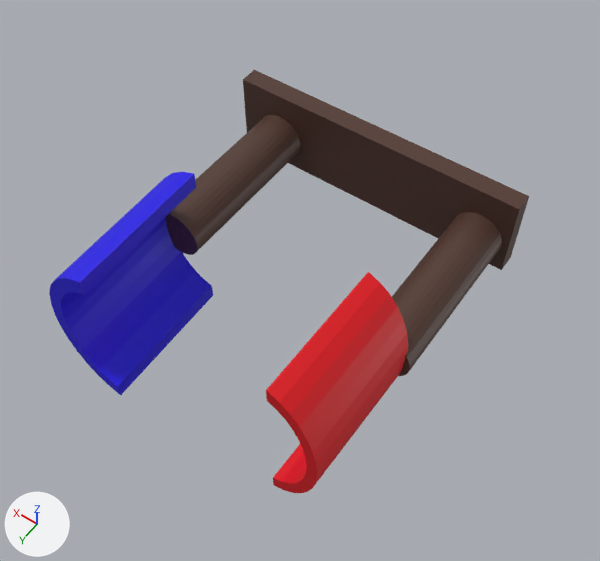
The COLLADA model exp2Faraday/assets/base2.dae, before and after one commit.
The view is the same before and after, from a 50 mm lens placed at (-2.32, 4.42, 4.72), pointed at (-0.05, 1.25, -0.26). Every picture has the same lights, and +X, +Y and +Z are marked at lower left.

Before the edit, the objects in view are built like this:
```python
me_cono_001 = bpy.data.meshes.new('Cono.001')
me_cono_001.from_pydata(...)  # 334 vertices, 656 faces; spans x -1.22..1.31, y -0.01..2.63, z -0.79..0.64
# faces by material slot: [128, 128, 400]
me_cono_001.materials.append(mat_material_125)  # red #e70013
me_cono_001.materials.append(mat_material_126)  # blue #1900e7
me_cono_001.materials.append(mat_material_003)  # brown #52372d
ob_cono_004 = bpy.data.objects.new('Cono.004', me_cono_001)
ob_cono_004.location = (0.0, 0.0, 0.0)
```
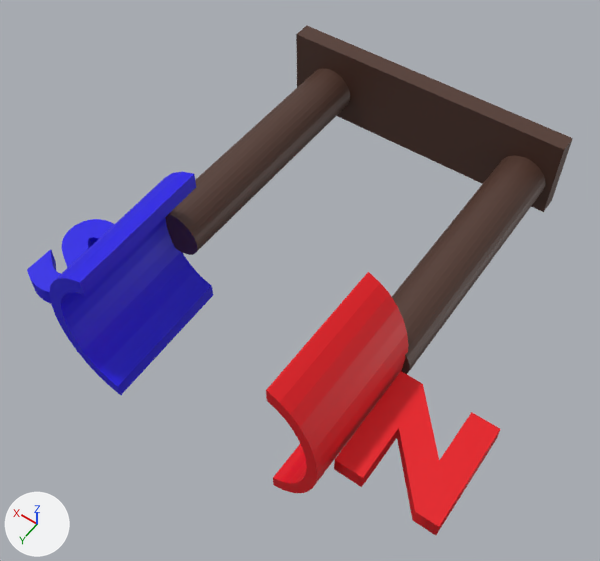
Changed parts and their boxes (x1, y1, x2, y2) in the pictures (600 x 561 px; the box of a moved part takes in the faces that stretch with it):
'Cono.004', reshaped (9% wider, 10% taller)
    before: (49, 70, 529, 493)
    after: (49, 26, 573, 493)
'Text', added (red)
    after: (334, 371, 500, 535)
'Text.001', added (blue)
    after: (27, 219, 114, 304)
part 1 of me_cono_001, moved or reshaped
    before: (169, 70, 529, 371)
    after: (169, 26, 573, 371)

The change, as a diff of the scene's bpy script:
```diff
--- a/exp2Faraday/assets/base2.dae.py
+++ b/exp2Faraday/assets/base2.dae.py
@@ mat_material_020 @@
+mat_material_020 = principled_material('Material.020')
+mat_material_020.base_color = (0.00972, 0.0, 0.799)  # blue #1900e7
@@ me_cono_001 @@
 me_cono_001.from_pydata(...)  # 334 vertices, 656 faces; spans x -1.22..1.31, y -0.01..2.63, z -0.79..0.64
 # used by ob_cono_004; location = (0.0, 0.0, 0.0)
+# me_cono_001 part 1: all 138 vertices in x -1.22..1.31, y -0.01..0.16, z -0.41..0.31 are moved by (0.0, -0.76, 0.0)
 me_cono_001.materials.append(mat_material_125)
@@ me_text @@
+me_text.from_pydata(...)  # 20 vertices, 36 faces; spans x 0.014..0.766, y -0.06..0.742, z -0.07..0.07
+me_text.materials.append(mat_material_125)  # red #e70013
@@ me_text_001 @@
+me_text_001.from_pydata(...)  # 244 vertices, 484 faces; spans x -0.01..0.476, y -0.059..0.741, z -0.08..0.08
+me_text_001.materials.append(mat_material_020)  # blue #1900e7
@@ ob_text @@
+ob_text = bpy.data.objects.new('Text', me_text)
+ob_text.location = (-1.901, 1.641, -0.177)
@@ ob_text_001 @@
+ob_text_001 = bpy.data.objects.new('Text.001', me_text_001)
+ob_text_001.location = (1.249, 1.712, -0.324)
```
